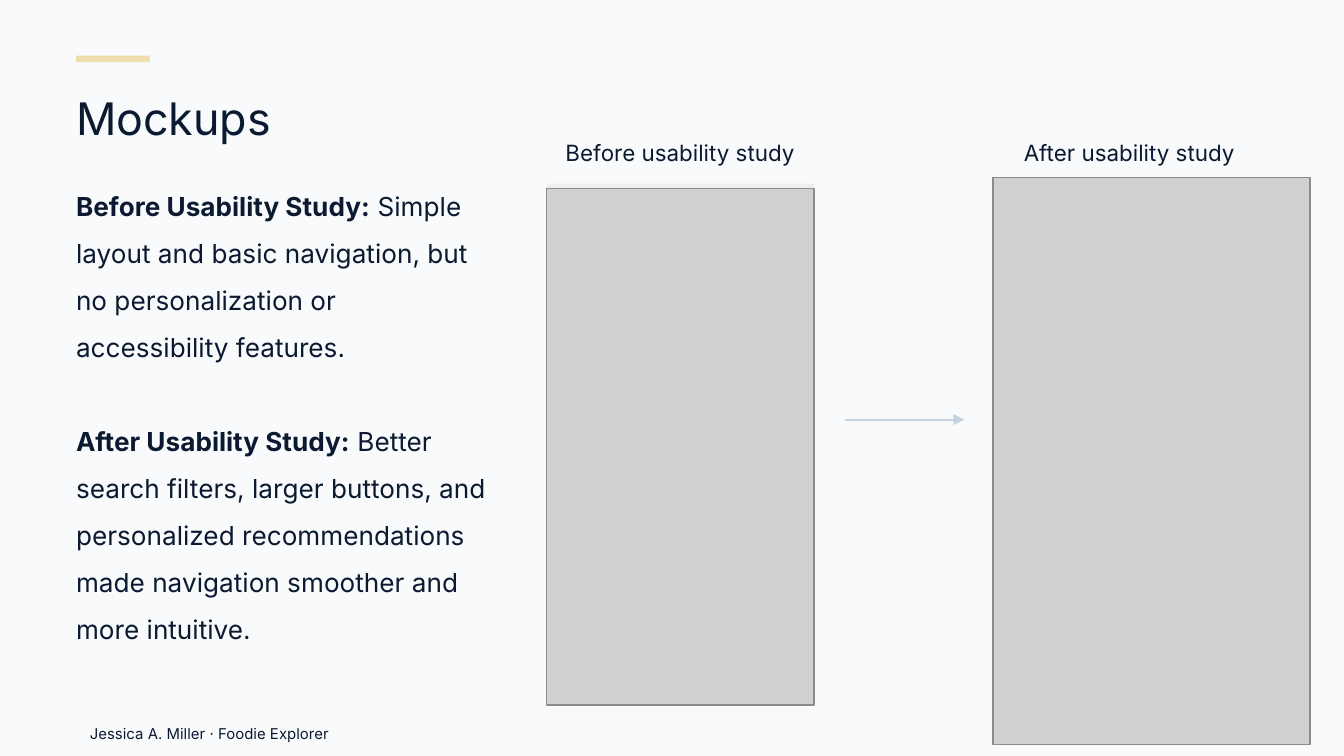
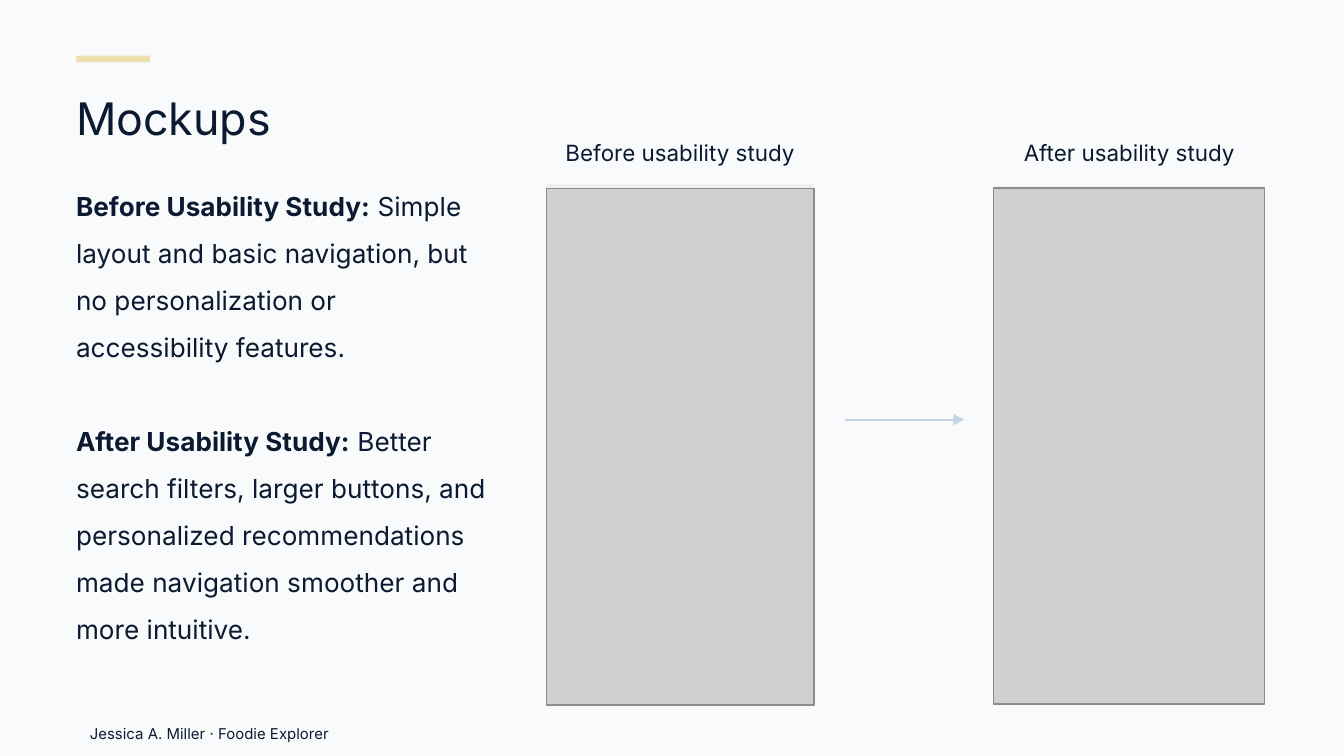
Before and after one commit to Millrjess/millrjess.github.io, a slide deck: slide 19 of assets/presentations/Foodie_Explorer_Case_Study_Professional.pptx. Drawn at 1344x756 pixels with LibreOffice and Linux fonts; fonts in the diff are those of the drawing; grey boxes stand for pictures. Boxes give left, top, right and bottom in pixels: in the first picture for what was removed or moved away, otherwise in the second. Text is boxed around its words. In the diff, an @@ line names an element or a change of style, - is before the commit and + after.

```diff
--- a/assets/presentations/Foodie_Explorer_Case_Study_Professional.pptx
+++ b/assets/presentations/Foodie_Explorer_Case_Study_Professional.pptx
@@ picture: place and size @@
-picture at [993, 177, 1310, 745]
+picture at [993, 188, 1265, 704]
@@ rectangle added at [996, 187, 1263, 653], fill #EEEEEE @@
```
Also in this commit, not shown: 7 other slides changed.
